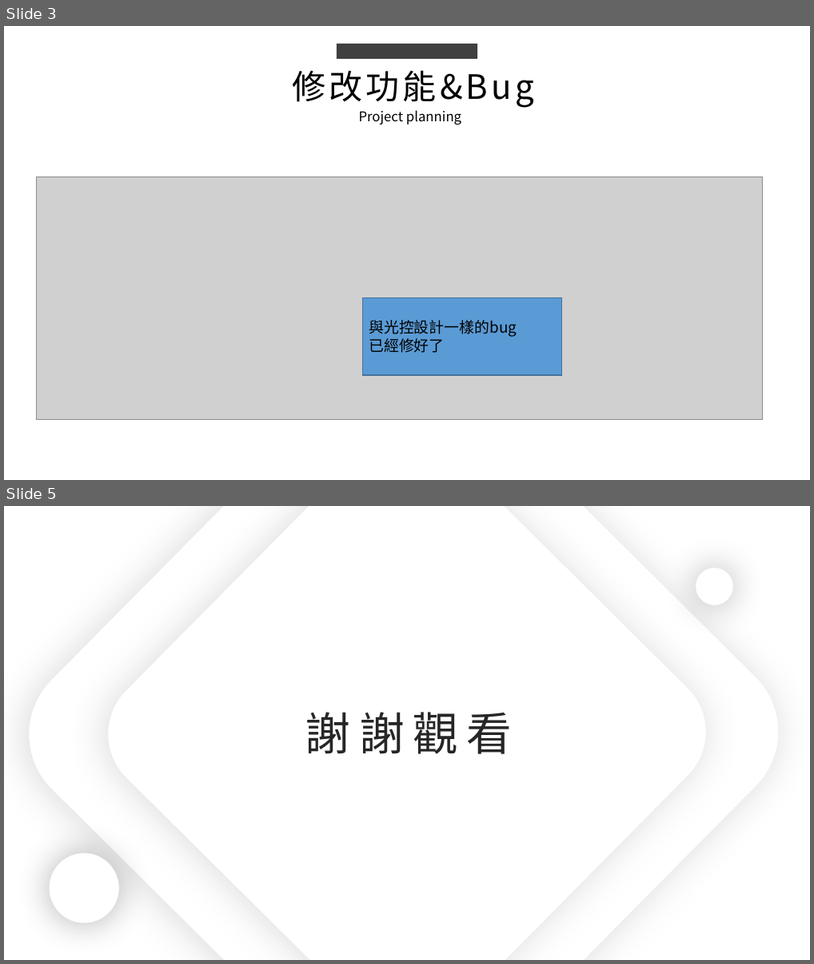
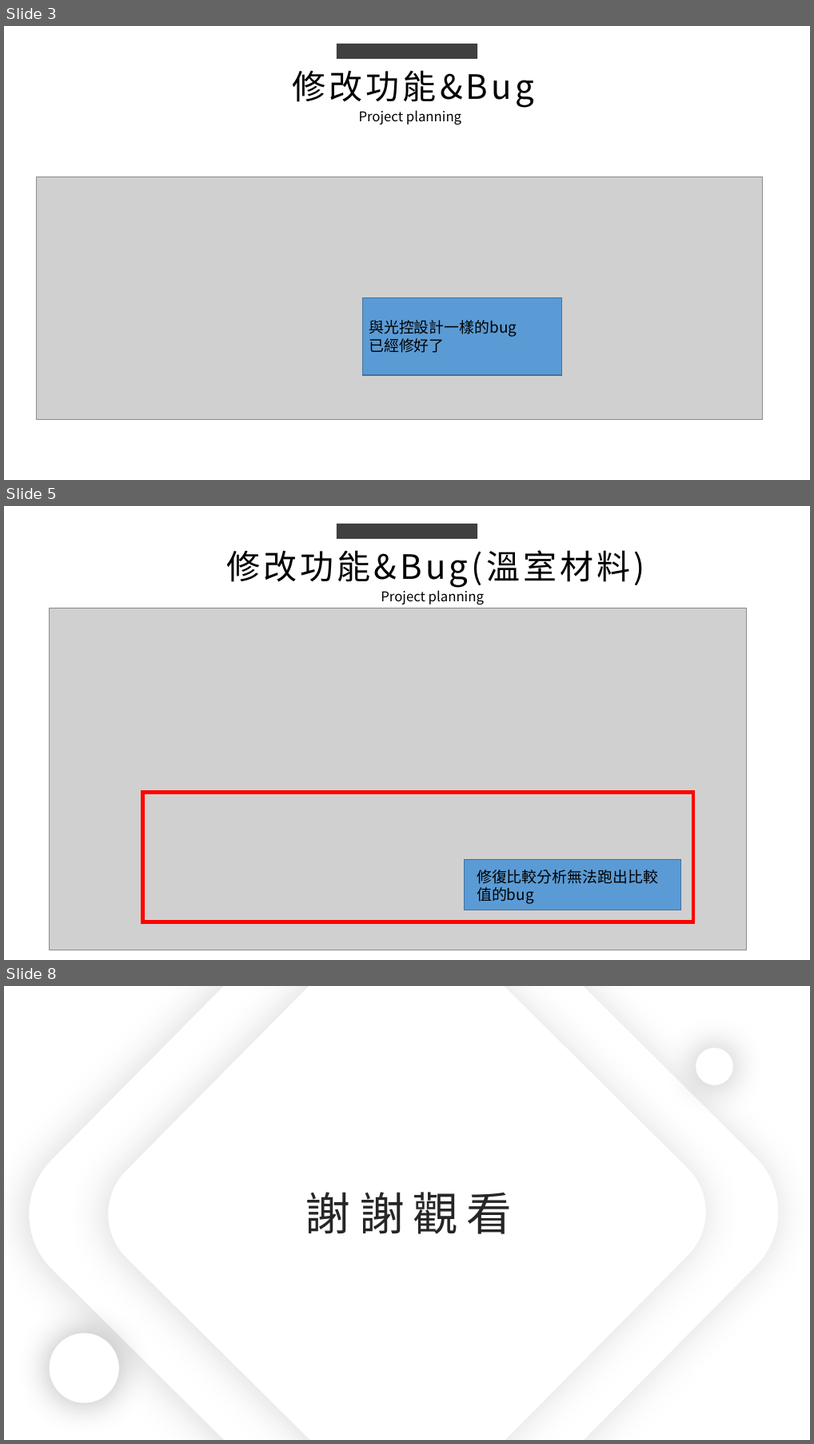
Before and after one commit to king637324/KnowledgeGreenhouseSystem, a slide deck: 工作日報_葉柏漢/2021.09/2021.08.31(加班)~2021.09.01工作日報_葉柏漢.pptx. Shown one above the other, each under a label of ours: slides 3 and 5 before the commit, slides 3, 5 and 8 after it; the slides between them are not shown. The pictures are 814x964 and 814x1444 pixels, drawn with LibreOffice and Linux fonts; fonts in the diff are those of the drawing; grey boxes stand for pictures. Boxes give left, top, right and bottom in pixels: in the first picture for what was removed or moved away, otherwise in the second. Text is boxed around its words. In the diff, an @@ line names an element or a change of style, - is before the commit and + after.

```diff
--- a/工作日報_葉柏漢/2021.09/2021.08.31(加班)~2021.09.01工作日報_葉柏漢.pptx
+++ b/工作日報_葉柏漢/2021.09/2021.08.31(加班)~2021.09.01工作日報_葉柏漢.pptx
@@ slide 5 added at [4, 506, 810, 960], background #FFFFFF @@
@@ rectangle added at [337, 524, 478, 539], fill #404040 @@
@@ text added at [226, 550, 630, 588], 40 pt, text #000000 @@
+修改功能&Bug(溫室材料)
@@ text added at [381, 590, 484, 604], 16 pt, text #000000 @@
+Project planning
@@ picture added at [50, 608, 747, 949] @@
@@ rectangle added at [143, 792, 694, 922], outline #FF0000 4.5 pt @@
@@ rectangle added at [465, 860, 682, 909], fill #5B9BD5, outline #43739E 1 pt @@
@@ text added at [477, 869, 658, 904], 18 pt, text #000000 @@
+修復比較分析無法跑出比較值的bug
@@ what was slide 5 is now slide 8 @@
```
Also in this commit, not shown: 2 slides changed, 2 other slides added, 12 other files.
